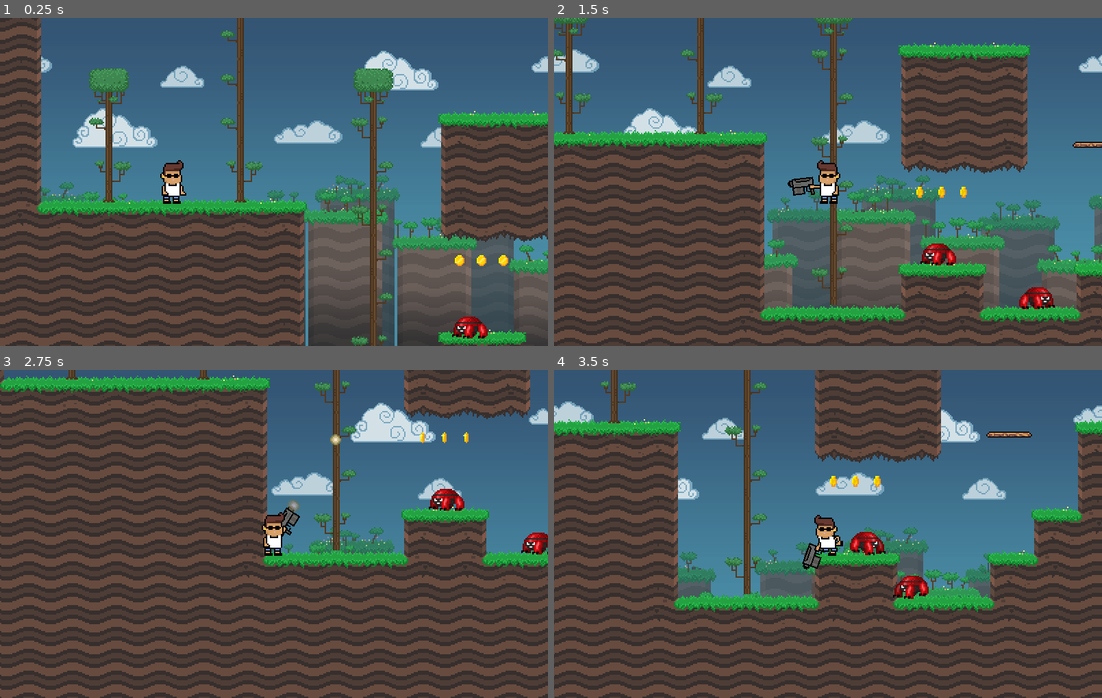
Above: before the commit, frames 1-4 (two rows, left to right).
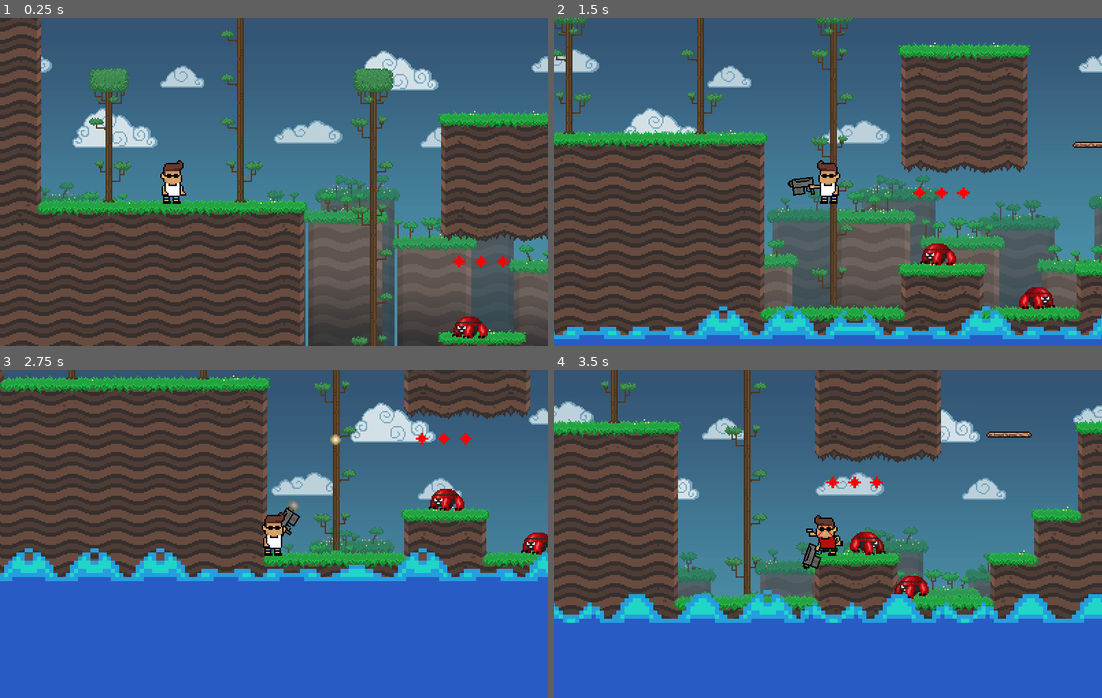
Above: after the commit, the same moments.

Repository: J24556/Red-Rise
Game: Godot game, scene res://Stage.tscn
Two runs of this game, one before a commit and one after it. Both use one fixed random seed, a clock stepped at 60 frames per second and the inputs below.
Inputs (mouse positions are in pixels of both pictures, inside the frame that each line leads up to):
- Up to frame 1 (0.25 s): no input
- Up to frame 2 (1.5 s): move the mouse to (948, 165) at 0.52 s; press the mouse at (948, 165) at 0.53 s; hold D (move_right) from 0.53 s (still down); tap Space (jump) at 0.77 s; move the mouse to (718, 198) at 1.27 s; release the mouse at (718, 198) at 1.28 s; click (718, 198) at 1.35 s
- Up to frame 3 (2.75 s): tap Space (jump) at 1.52 s; move the mouse to (328, 461) at 2.02 s; release D (move_right) at 2.03 s; press the mouse at (328, 461) at 2.03 s; hold A (move_left) from 2.03 s (still down)
- Up to frame 4 (3.5 s): move the mouse to (800, 599) at 2.77 s; release A (move_left) at 2.78 s; release the mouse at (800, 599) at 2.78 s; hold D (move_right) from 2.78 s (still down); click (800, 599) at 2.85 s; tap Space (jump) at 3.02 s

The runs differ from the first frame. In frame 1, 0.2% of the frame differs, in the area x 82-93%, y 72-77%; in frame 2, 6.5%; in frame 3, 40%, in the area x 0-100%, y 18-100%; in frame 4, 28%.

Commit message:
REDO RED MECHANIC

Diff:
--- a/Stage.tscn
+++ b/Stage.tscn
@@ -9,36 +9,95 @@
 [ext_resource path="res://enemy/Enemy.tscn" type="PackedScene" id=7]
 [ext_resource path="res://background/ParallaxBg.tscn" type="PackedScene" id=8]
 [ext_resource path="res://audio/music.ogg" type="AudioStream" id=9]
-
-[sub_resource type="PhysicsMaterial" id=1]
-
-[sub_resource type="PhysicsMaterial" id=2]
+[ext_resource path="res://Lava/blue_lava_bubble.png" type="Texture" id=10]
+[ext_resource path="res://Lava/Base Lava Color - Blue.png" type="Texture" id=11]
+[ext_resource path="res://Lava/Lava.gd" type="Script" id=12]
+
+[sub_resource type="AtlasTexture" id=1]
+atlas = ExtResource( 10 )
+region = Rect2( 0, 0, 16, 32 )
+
+[sub_resource type="AtlasTexture" id=2]
+atlas = ExtResource( 10 )
+region = Rect2( 16, 0, 16, 32 )
+
+[sub_resource type="AtlasTexture" id=3]
+atlas = ExtResource( 10 )
+region = Rect2( 32, 0, 16, 32 )
+
+[sub_resource type="AtlasTexture" id=4]
+atlas = ExtResource( 10 )
+region = Rect2( 48, 0, 16, 32 )
+
+[sub_resource type="AtlasTexture" id=5]
+atlas = ExtResource( 10 )
+region = Rect2( 64, 0, 16, 32 )
+
+[sub_resource type="AtlasTexture" id=6]
+atlas = ExtResource( 10 )
+region = Rect2( 80, 0, 16, 32 )
+
+[sub_resource type="AtlasTexture" id=7]
+atlas = ExtResource( 10 )
+region = Rect2( 96, 0, 16, 32 )
+
+[sub_resource type="AtlasTexture" id=8]
+atlas = ExtResource( 10 )
+region = Rect2( 112, 0, 16, 32 )
+
+[sub_resource type="AtlasTexture" id=9]
+atlas = ExtResource( 10 )
+region = Rect2( 128, 0, 16, 32 )
+
+[sub_resource type="AtlasTexture" id=10]
+atlas = ExtResource( 10 )
+region = Rect2( 144, 0, 16, 32 )
+
+[sub_resource type="AtlasTexture" id=11]
+atlas = ExtResource( 10 )
+region = Rect2( 160, 0, 16, 32 )
+
+[sub_resource type="AtlasTexture" id=12]
+atlas = ExtResource( 10 )
+region = Rect2( 176, 0, 16, 32 )
+
+[sub_resource type="SpriteFrames" id=13]
+animations = [ {
+"frames": [ SubResource( 1 ), SubResource( 2 ), SubResource( 3 ), SubResource( 4 ), SubResource( 5 ), SubResource( 6 ), SubResource( 7 ), SubResource( 8 ), SubResource( 9 ), SubResource( 10 ), SubResource( 11 ), SubResource( 12 ) ],
+"loop": true,
+"name": "default",
+"speed": 5.0
+} ]
+
+[sub_resource type="PhysicsMaterial" id=14]
+
+[sub_resource type="PhysicsMaterial" id=15]
 friction = 0.0
 
-[sub_resource type="PhysicsMaterial" id=3]
+[sub_resource type="PhysicsMaterial" id=16]
 friction = 0.0
 
-[sub_resource type="PhysicsMaterial" id=4]
+[sub_resource type="PhysicsMaterial" id=17]
 friction = 0.0
 
-[sub_resource type="PhysicsMaterial" id=5]
-
-[sub_resource type="PhysicsMaterial" id=6]
+[sub_resource type="PhysicsMaterial" id=18]
+
+[sub_resource type="PhysicsMaterial" id=19]
 friction = 0.0
 
-[sub_resource type="PhysicsMaterial" id=7]
+[sub_resource type="PhysicsMaterial" id=20]
 friction = 0.0
 
-[sub_resource type="PhysicsMaterial" id=8]
+[sub_resource type="PhysicsMaterial" id=21]
 friction = 0.0
 
-[sub_resource type="PhysicsMaterial" id=9]
+[sub_resource type="PhysicsMaterial" id=22]
 friction = 0.0
 
-[sub_resource type="PhysicsMaterial" id=10]
+[sub_resource type="PhysicsMaterial" id=23]
 friction = 0.0
 
-[sub_resource type="PhysicsMaterial" id=11]
+[sub_resource type="PhysicsMaterial" id=24]
 friction = 0.0
 
 [node name="Stage" type="Node2D"]
@@ -205,6 +264,505 @@
 [node name="OneWayPlatform" parent="Props" instance=ExtResource( 5 )]
 position = Vector2( 463.849, 560.405 )
 
+[node name="Blue Lava" type="KinematicBody2D" parent="."]
+z_index = 10
+script = ExtResource( 12 )
+
+[node name="AnimatedSprite" type="AnimatedSprite" parent="Blue Lava"]
+position = Vector2( -0.0743256, 700 )
+scale = Vector2( 3, 3 )
+frames = SubResource( 13 )
+frame = 9
+playing = true
+
+[node name="AnimatedSprite2" type="AnimatedSprite" parent="Blue Lava"]
+position = Vector2( 48, 700 )
+scale = Vector2( 3, 3 )
+frames = SubResource( 13 )
+frame = 8
+playing = true
+
+[node name="AnimatedSprite3" type="AnimatedSprite" parent="Blue Lava"]
+position = Vector2( 96, 700 )
+scale = Vector2( 3, 3 )
+frames = SubResource( 13 )
+frame = 8
+playing = true
+
+[node name="AnimatedSprite4" type="AnimatedSprite" parent="Blue Lava"]
+position = Vector2( 144, 700 )
+scale = Vector2( 3, 3 )
+frames = SubResource( 13 )
+frame = 8
+playing = true
+
+[node name="AnimatedSprite5" type="AnimatedSprite" parent="Blue Lava"]
+position = Vector2( 192, 700 )
+scale = Vector2( 3, 3 )
+frames = SubResource( 13 )
+frame = 7
+playing = true
+
+[node name="AnimatedSprite6" type="AnimatedSprite" parent="Blue Lava"]
+position = Vector2( 240, 700 )
+scale = Vector2( 3, 3 )
+frames = SubResource( 13 )
+frame = 7
+playing = true
+
+[node name="AnimatedSprite7" type="AnimatedSprite" parent="Blue Lava"]
+position = Vector2( 287.76, 700 )
+scale = Vector2( 3, 3 )
+frames = SubResource( 13 )
+frame = 9
+playing = true
+
+[node name="AnimatedSprite8" type="AnimatedSprite" parent="Blue Lava"]
+position = Vector2( 335.76, 700 )
+scale = Vector2( 3, 3 )
+frames = SubResource( 13 )
+frame = 8
+playing = true
+
+[node name="AnimatedSprite9" type="AnimatedSprite" parent="Blue Lava"]
+position = Vector2( 383.76, 700 )
+scale = Vector2( 3, 3 )
+frames = SubResource( 13 )
+frame = 7
+playing = true
+
+[node name="AnimatedSprite10" type="AnimatedSprite" parent="Blue Lava"]
+position = Vector2( 431.76, 700 )
+scale = Vector2( 3, 3 )
+frames = SubResource( 13 )
+frame = 8
+playing = true
+
+[node name="AnimatedSprite11" type="AnimatedSprite" parent="Blue Lava"]
+position = Vector2( 479.76, 700 )
+scale = Vector2( 3, 3 )
+frames = SubResource( 13 )
+frame = 7
+playing = true
+
+[node name="AnimatedSprite60" type="AnimatedSprite" parent="Blue Lava"]
+position = Vector2( -527.747, 700 )
+scale = Vector2( 3, 3 )
+frames = SubResource( 13 )
+frame = 8
+playing = true
+
+[node name="AnimatedSprite61" type="AnimatedSprite" parent="Blue Lava"]
+position = Vector2( -479.747, 700 )
+scale = Vector2( 3, 3 )
+frames = SubResource( 13 )
+frame = 8
+playing = true
+
+[node name="AnimatedSprite62" type="AnimatedSprite" parent="Blue Lava"]
+position = Vector2( -431.747, 700 )
+scale = Vector2( 3, 3 )
+frames = SubResource( 13 )
+frame = 7
+playing = true
+
+[node name="AnimatedSprite63" type="AnimatedSprite" parent="Blue Lava"]
+position = Vector2( -383.747, 700 )
+scale = Vector2( 3, 3 )
+frames = SubResource( 13 )
+frame = 8
+playing = true
+
+[node name="AnimatedSprite64" type="AnimatedSprite" parent="Blue Lava"]
+position = Vector2( -335.747, 700 )
+scale = Vector2( 3, 3 )
+frames = SubResource( 13 )
+frame = 7
+playing = true
+
+[node name="AnimatedSprite65" type="AnimatedSprite" parent="Blue Lava"]
+position = Vector2( -287.747, 700 )
+scale = Vector2( 3, 3 )
+frames = SubResource( 13 )
+frame = 7
+playing = true
+
+[node name="AnimatedSprite66" type="AnimatedSprite" parent="Blue Lava"]
+position = Vector2( -239.986, 700 )
+scale = Vector2( 3, 3 )
+frames = SubResource( 13 )
+frame = 8
+playing = true
+
+[node name="AnimatedSprite67" type="AnimatedSprite" parent="Blue Lava"]
+position = Vector2( -191.986, 700 )
+scale = Vector2( 3, 3 )
+frames = SubResource( 13 )
+frame = 7
+playing = true
+
+[node name="AnimatedSprite68" type="AnimatedSprite" parent="Blue Lava"]
+position = Vector2( -143.986, 700 )
+scale = Vector2( 3, 3 )
+frames = SubResource( 13 )
+frame = 6
+playing = true
+
+[node name="AnimatedSprite69" type="AnimatedSprite" parent="Blue Lava"]
+position = Vector2( -95.9865, 700 )
+scale = Vector2( 3, 3 )
+frames = SubResource( 13 )
+frame = 7
+playing = true
+
+[node name="AnimatedSprite70" type="AnimatedSprite" parent="Blue Lava"]
+position = Vector2( -47.9864, 700.074 )
+scale = Vector2( 3, 3 )
+frames = SubResource( 13 )
+frame = 6
+playing = true
+
+[node name="AnimatedSprite12" type="AnimatedSprite" parent="Blue Lava"]
+position = Vector2( 527.76, 700 )
+scale = Vector2( 3, 3 )
+frames = SubResource( 13 )
+frame = 7
+playing = true
+
+[node name="AnimatedSprite13" type="AnimatedSprite" parent="Blue Lava"]
+position = Vector2( 575.904, 700 )
+scale = Vector2( 3, 3 )
+frames = SubResource( 13 )
+frame = 8
+playing = true
+
+[node name="AnimatedSprite14" type="AnimatedSprite" parent="Blue Lava"]
+position = Vector2( 623.904, 700 )
+scale = Vector2( 3, 3 )
+frames = SubResource( 13 )
+frame = 7
+playing = true
+
+[node name="AnimatedSprite15" type="AnimatedSprite" parent="Blue Lava"]
+position = Vector2( 671.904, 700 )
+scale = Vector2( 3, 3 )
+frames = SubResource( 13 )
+frame = 7
+playing = true
+
+[node name="AnimatedSprite16" type="AnimatedSprite" parent="Blue Lava"]
+position = Vector2( 719.904, 700 )
+scale = Vector2( 3, 3 )
+frames = SubResource( 13 )
+frame = 8
+playing = true
+
+[node name="AnimatedSprite17" type="AnimatedSprite" parent="Blue Lava"]
+position = Vector2( 767.904, 700 )
+scale = Vector2( 3, 3 )
+frames = SubResource( 13 )
+frame = 7
+playing = true
+
+[node name="AnimatedSprite18" type="AnimatedSprite" parent="Blue Lava"]
+position = Vector2( 815.904, 700 )
+scale = Vector2( 3, 3 )
+frames = SubResource( 13 )
+frame = 7
+playing = true
+
+[node name="AnimatedSprite19" type="AnimatedSprite" parent="Blue Lava"]
+position = Vector2( 863.665, 700 )
+scale = Vector2( 3, 3 )
+frames = SubResource( 13 )
+frame = 8
+playing = true
+
+[node name="AnimatedSprite20" type="AnimatedSprite" parent="Blue Lava"]
+position = Vector2( 911.665, 700 )
+scale = Vector2( 3, 3 )
+frames = SubResource( 13 )
+frame = 7
+playing = true
+
+[node name="AnimatedSprite21" type="AnimatedSprite" parent="Blue Lava"]
+position = Vector2( 959.665, 700 )
+scale = Vector2( 3, 3 )
+frames = SubResource( 13 )
+frame = 6
+playing = true
+
+[node name="AnimatedSprite22" type="AnimatedSprite" parent="Blue Lava"]
+position = Vector2( 1007.66, 700 )
+scale = Vector2( 3, 3 )
+frames = SubResource( 13 )
+frame = 7
+playing = true
+
+[node name="AnimatedSprite23" type="AnimatedSprite" parent="Blue Lava"]
+position = Vector2( 1055.66, 700 )
+scale = Vector2( 3, 3 )
+frames = SubResource( 13 )
+frame = 6
+playing = true
+
+[node name="AnimatedSprite24" type="AnimatedSprite" parent="Blue Lava"]
+position = Vector2( 1103.66, 700 )
+scale = Vector2( 3, 3 )
+frames = SubResource( 13 )
+frame = 6
+playing = true
+
+[node name="AnimatedSprite25" type="AnimatedSprite" parent="Blue Lava"]
+position = Vector2( 1151.53, 700 )
+scale = Vector2( 3, 3 )
+frames = SubResource( 13 )
+frame = 8
+playing = true
+
+[node name="AnimatedSprite26" type="AnimatedSprite" parent="Blue Lava"]
+position = Vector2( 1199.53, 700 )
+scale = Vector2( 3, 3 )
+frames = SubResource( 13 )
+frame = 7
+playing = true
+
+[node name="AnimatedSprite27" type="AnimatedSprite" parent="Blue Lava"]
+position = Vector2( 1247.53, 700 )
+scale = Vector2( 3, 3 )
+frames = SubResource( 13 )
+frame = 7
+playing = true
+
+[node name="AnimatedSprite28" type="AnimatedSprite" parent="Blue Lava"]
+position = Vector2( 1295.53, 700 )
+scale = Vector2( 3, 3 )
+frames = SubResource( 13 )
+frame = 8
+playing = true
+
+[node name="AnimatedSprite29" type="AnimatedSprite" parent="Blue Lava"]
+position = Vector2( 1343.53, 700 )
+scale = Vector2( 3, 3 )
+frames = SubResource( 13 )
+frame = 7
+playing = true
+
+[node name="AnimatedSprite30" type="AnimatedSprite" parent="Blue Lava"]
+position = Vector2( 1391.53, 700 )
+scale = Vector2( 3, 3 )
+frames = SubResource( 13 )
+frame = 7
+playing = true
+
+[node name="AnimatedSprite31" type="AnimatedSprite" parent="Blue Lava"]
+position = Vector2( 1439.29, 700 )
+scale = Vector2( 3, 3 )
+frames = SubResource( 13 )
+frame = 8
+playing = true
+
+[node name="AnimatedSprite32" type="AnimatedSprite" parent="Blue Lava"]
+position = Vector2( 1487.29, 700 )
+scale = Vector2( 3, 3 )
+frames = SubResource( 13 )
+frame = 7
+playing = true
+
+[node name="AnimatedSprite33" type="AnimatedSprite" parent="Blue Lava"]
+position = Vector2( 1535.29, 700 )
+scale = Vector2( 3, 3 )
+frames = SubResource( 13 )
+frame = 6
+playing = true
+
+[node name="AnimatedSprite34" type="AnimatedSprite" parent="Blue Lava"]
+position = Vector2( 1583.29, 700 )
+scale = Vector2( 3, 3 )
+frames = SubResource( 13 )
+frame = 7
+playing = true
+
+[node name="AnimatedSprite35" type="AnimatedSprite" parent="Blue Lava"]
+position = Vector2( 1631.29, 700 )
+scale = Vector2( 3, 3 )
+frames = SubResource( 13 )
+frame = 6
+playing = true
+
+[node name="AnimatedSprite36" type="AnimatedSprite" parent="Blue Lava"]
+position = Vector2( 1679.29, 700 )
+scale = Vector2( 3, 3 )
+frames = SubResource( 13 )
+frame = 6
+playing = true
+
+[node name="AnimatedSprite37" type="AnimatedSprite" parent="Blue Lava"]
+position = Vector2( 1727.43, 700 )
+scale = Vector2( 3, 3 )
+frames = SubResource( 13 )
+frame = 7
+playing = true
+
+[node name="AnimatedSprite38" type="AnimatedSprite" parent="Blue Lava"]
+position = Vector2( 1775.43, 700 )
+scale = Vector2( 3, 3 )
+frames = SubResource( 13 )
+frame = 6
+playing = true
+
+[node name="AnimatedSprite39" type="AnimatedSprite" parent="Blue Lava"]
+position = Vector2( 1823.43, 700 )
+scale = Vector2( 3, 3 )
+frames = SubResource( 13 )
+frame = 6
+playing = true
+
+[node name="AnimatedSprite40" type="AnimatedSprite" parent="Blue Lava"]
+position = Vector2( 1871.43, 700 )
+scale = Vector2( 3, 3 )
+frames = SubResource( 13 )
+frame = 7
+playing = true
+
+[node name="AnimatedSprite41" type="AnimatedSprite" parent="Blue Lava"]
+position = Vector2( 1919.43, 700 )
+scale = Vector2( 3, 3 )
+frames = SubResource( 13 )
+frame = 6
+playing = true
+
+[node name="AnimatedSprite42" type="AnimatedSprite" parent="Blue Lava"]
+position = Vector2( 1967.43, 700 )
+scale = Vector2( 3, 3 )
+frames = SubResource( 13 )
+frame = 6
+playing = true
+
+[node name="AnimatedSprite43" type="AnimatedSprite" parent="Blue Lava"]
+position = Vector2( 2015.19, 700 )
+scale = Vector2( 3, 3 )
+frames = SubResource( 13 )
+frame = 7
+playing = true
+
+[node name="AnimatedSprite44" type="AnimatedSprite" parent="Blue Lava"]
+position = Vector2( 2063.19, 700 )
+scale = Vector2( 3, 3 )
+frames = SubResource( 13 )
+frame = 6
+playing = true
+
+[node name="AnimatedSprite45" type="AnimatedSprite" parent="Blue Lava"]
+position = Vector2( 2111.19, 700 )
+scale = Vector2( 3, 3 )
+frames = SubResource( 13 )
+frame = 5
+playing = true
+
+[node name="AnimatedSprite46" type="AnimatedSprite" parent="Blue Lava"]
+position = Vector2( 2159.19, 700 )
+scale = Vector2( 3, 3 )
+frames = SubResource( 13 )
+frame = 6
+playing = true
+
+[node name="AnimatedSprite47" type="AnimatedSprite" parent="Blue Lava"]
+position = Vector2( 2207.19, 700 )
+scale = Vector2( 3, 3 )
+frames = SubResource( 13 )
+frame = 5
+playing = true
+
+[node name="AnimatedSprite48" type="AnimatedSprite" parent="Blue Lava"]
+position = Vector2( 2255.19, 700 )
+scale = Vector2( 3, 3 )
+frames = SubResource( 13 )
+frame = 5
+playing = true
+
+[node name="AnimatedSprite49" type="AnimatedSprite" parent="Blue Lava"]
+position = Vector2( 2303.22, 700 )
+scale = Vector2( 3, 3 )
+frames = SubResource( 13 )
+frame = 6
+playing = true
+
+[node name="AnimatedSprite50" type="AnimatedSprite" parent="Blue Lava"]
+position = Vector2( 2351.22, 700 )
+scale = Vector2( 3, 3 )
+frames = SubResource( 13 )
+frame = 6
+playing = true
+
+[node name="AnimatedSprite51" type="AnimatedSprite" parent="Blue Lava"]
+position = Vector2( 2399.22, 700 )
+scale = Vector2( 3, 3 )
+frames = SubResource( 13 )
+frame = 7
+playing = true
+
+[node name="AnimatedSprite52" type="AnimatedSprite" parent="Blue Lava"]
+position = Vector2( 2447.22, 700 )
+scale = Vector2( 3, 3 )
+frames = SubResource( 13 )
+frame = 6
+playing = true
+
+[node name="AnimatedSprite53" type="AnimatedSprite" parent="Blue Lava"]
+position = Vector2( 2495.22, 700 )
+scale = Vector2( 3, 3 )
+frames = SubResource( 13 )
+frame = 6
+playing = true
+
+[node name="AnimatedSprite54" type="AnimatedSprite" parent="Blue Lava"]
+position = Vector2( 2542.98, 700 )
+scale = Vector2( 3, 3 )
+frames = SubResource( 13 )
+frame = 7
+playing = true
+
+[node name="AnimatedSprite55" type="AnimatedSprite" parent="Blue Lava"]
+position = Vector2( 2590.98, 700 )
+scale = Vector2( 3, 3 )
+frames = SubResource( 13 )
+frame = 6
+playing = true
+
+[node name="AnimatedSprite56" type="AnimatedSprite" parent="Blue Lava"]
+position = Vector2( 2638.98, 700 )
+scale = Vector2( 3, 3 )
+frames = SubResource( 13 )
+frame = 5
+playing = true
+
+[node name="AnimatedSprite57" type="AnimatedSprite" parent="Blue Lava"]
+position = Vector2( 2686.98, 700 )
+scale = Vector2( 3, 3 )
+frames = SubResource( 13 )
+frame = 6
+playing = true
+
+[node name="AnimatedSprite58" type="AnimatedSprite" parent="Blue Lava"]
+position = Vector2( 2734.98, 700 )
+scale = Vector2( 3, 3 )
+frames = SubResource( 13 )
+frame = 5
+playing = true
+
+[node name="AnimatedSprite59" type="AnimatedSprite" parent="Blue Lava"]
+position = Vector2( 2782.98, 700 )
+scale = Vector2( 3, 3 )
+frames = SubResource( 13 )
+frame = 5
+playing = true
+
+[node name="Sprite" type="Sprite" parent="Blue Lava"]
+position = Vector2( 1096.13, 1100.94 )
+scale = Vector2( 222.509, 46.8393 )
+texture = ExtResource( 11 )
+
 [node name="Player" parent="." instance=ExtResource( 6 )]
 position = Vector2( 125.842, 522.8 )
 
@@ -212,49 +770,62 @@
 
 [node name="Enemy1" parent="Enemies" instance=ExtResource( 7 )]
 position = Vector2( 417.332, 654.8 )
-physics_material_override = SubResource( 1 )
+physics_material_override = SubResource( 14 )
 
 [node name="Enemy2" parent="Enemies" instance=ExtResource( 7 )]
 position = Vector2( 353.832, 612.525 )
-physics_material_override = SubResource( 2 )
+physics_material_override = SubResource( 15 )
 
 [node name="Enemy3" parent="Enemies" instance=ExtResource( 7 )]
 position = Vector2( 562.605, 526.53 )
-physics_material_override = SubResource( 3 )
+physics_material_override = SubResource( 16 )
 
 [node name="Enemy4" parent="Enemies" instance=ExtResource( 7 )]
 position = Vector2( 646.055, 529.62 )
-physics_material_override = SubResource( 4 )
+physics_material_override = SubResource( 17 )
 
 [node name="Enemy5" parent="Enemies" instance=ExtResource( 7 )]
 position = Vector2( 803.69, 461.62 )
-physics_material_override = SubResource( 5 )
+physics_material_override = SubResource( 18 )
 
 [node name="Enemy6" parent="Enemies" instance=ExtResource( 7 )]
 position = Vector2( 1293.45, 469.53 )
-physics_material_override = SubResource( 6 )
+physics_material_override = SubResource( 19 )
 
 [node name="Enemy7" parent="Enemies" instance=ExtResource( 7 )]
 position = Vector2( 728.8, 344.371 )
-physics_material_override = SubResource( 7 )
+physics_material_override = SubResource( 20 )
 
 [node name="Enemy8" parent="Enemies" instance=ExtResource( 7 )]
 position = Vector2( 596.815, 230.191 )
-physics_material_override = SubResource( 8 )
+physics_material_override = SubResource( 21 )
 
 [node name="Enemy9" parent="Enemies" instance=ExtResource( 7 )]
 position = Vector2( 1714.86, 270.432 )
-physics_material_override = SubResource( 9 )
+physics_material_override = SubResource( 22 )
 
 [node name="Enemy10" parent="Enemies" instance=ExtResource( 7 )]
 position = Vector2( 1773.1, 678.095 )
-physics_material_override = SubResource( 10 )
+physics_material_override = SubResource( 23 )
 
 [node name="Enemy11" parent="Enemies" instance=ExtResource( 7 )]
 position = Vector2( 1203.31, 407.557 )
-physics_material_override = SubResource( 11 )
+physics_material_override = SubResource( 24 )
 
 [node name="ParallaxBg" parent="." instance=ExtResource( 8 )]
+
+[node name="Label" type="Label" parent="."]
+margin_left = 12.0
+margin_top = -202.0
+margin_right = 358.0
+margin_bottom = -10.0
+size_flags_horizontal = 2
+size_flags_vertical = 0
+text = "This is a simple demo on how to make a platformer game with Godot.\"This version uses physics and the 2D physics engine for motion and collision.\"\"The demo also shows the benefits of using the scene system, where coins,\"enemies and the player are edited separatedly and instanced in the stage.\"\"To edit the base tiles for the  tileset, open the tileset_edit.tscn file and follow \"instructions.\""
+autowrap = true
+__meta__ = {
+"_edit_use_anchors_": false
+}
 
 [node name="AudioStreamPlayer" type="AudioStreamPlayer" parent="."]
 stream = ExtResource( 9 )
--- a/coin/Coin.tscn
+++ b/coin/Coin.tscn
@@ -1,7 +1,7 @@
 [gd_scene load_steps=12 format=2]
 
 [ext_resource path="res://coin/coin.gd" type="Script" id=1]
-[ext_resource path="res://coin/coin.png" type="Texture" id=2]
+[ext_resource path="res://coin/RED1.png" type="Texture" id=2]
 [ext_resource path="res://audio/sound_coin.wav" type="AudioStream" id=3]
 [ext_resource path="res://player/bullet.png" type="Texture" id=4]
 
@@ -118,8 +118,9 @@
 script = ExtResource( 1 )
 
 [node name="Sprite" type="Sprite" parent="."]
+position = Vector2( -0.46916, 0.445954 )
+scale = Vector2( 0.700385, 0.609792 )
 texture = ExtResource( 2 )
-hframes = 4
 
 [node name="AnimationPlayer" type="AnimationPlayer" parent="."]
 autoplay = "spin"
@@ -127,6 +128,7 @@
 anims/taken = SubResource( 2 )
 
 [node name="Collision" type="CollisionShape2D" parent="."]
+scale = Vector2( 8, 8 )
 shape = SubResource( 3 )
 
 [node name="Sound" type="AudioStreamPlayer2D" parent="."]
@@ -142,6 +144,9 @@
 texture = ExtResource( 4 )
 
 [node name="Enabler" type="VisibilityEnabler2D" parent="."]
+position = Vector2( -0.0743256, 0.2973 )
+scale = Vector2( 0.985135, 1.05946 )
 rect = Rect2( -5, -5, 10, 10 )
 pause_particles = false
 [connection signal="body_entered" from="." to="." method="_on_body_enter"]
+[connection signal="body_exited" from="." to="." method="_on_body_exited"]
--- a/coin/coin.gd
+++ b/coin/coin.gd
@@ -3,6 +3,13 @@
 
 var taken = false
 
+
 func _on_body_enter(body):
 	if not taken and body is Player:
-		($AnimationPlayer as AnimationPlayer).play("taken")
+		print("w")#($AnimationPlayer as AnimationPlayer).play("taken")
+		(body as Player).SET_ANGRY(true,self.get_instance_id())
+
+func _on_body_exited(body):
+	if body is Player:
+		print("l")
+		(body as Player).SET_ANGRY(false,self.get_instance_id())
--- a/player/Player.tscn
+++ b/player/Player.tscn
@@ -165,5 +165,8 @@
 [node name="ShotDelayTimer" type="Timer" parent="."]
 one_shot = true
 
+[node name="AngerTime" type="Timer" parent="."]
+wait_time = 2.0
+
 [node name="ShootAnimTimer" type="Timer" parent="."]
 one_shot = true
--- a/player/player.gd
+++ b/player/player.gd
@@ -5,12 +5,13 @@
 const JUMP_SPEED = 350
 const BASE_SPEED = Vector2(RUN_SPEED, JUMP_SPEED)
 const FLOOR_DETECT_DISTANCE = 20.0
-const SHOT_DELAY = 0.3
+var SHOT_DELAY = 0.3 #now why make that a const?
 const SHOT_SPEED = 700
 const GUN_PUT_AWAY_TIME = 0.6
 
 var Bullet = preload("res://player/PlayerBullet.tscn")
 var sprite_no_arm = preload("res://player/characteronearm.png")
+var sprite_chad_when_stock_go_down = preload("res://player/chad_in_the_red.png")
 var sprite_with_arm = preload("res://player/charactertwoarms.png")
 
 onready var speed = BASE_SPEED
@@ -25,11 +26,22 @@
 onready var bullet_shoot = $Sprite/ArmPivot/GunArm/BulletShoot
 onready var shot_delay_timer = $ShotDelayTimer
 onready var shoot_anim_timer = $ShootAnimTimer
+onready var anger_timer = $AngerTime
 onready var sound_jump = $SoundJump
 onready var sound_shoot = $SoundShoot
 
+var angry = false
+var latest_instigator
+func SET_ANGRY(on , instg):
+	if(on):
+		latest_instigator = instg
+		angry = on
+	elif(instg == latest_instigator):
+		angry = on
+
 
 func _physics_process(_delta):
+	print(angry)
 	var mouse_pos = get_global_mouse_position()
 	var mouse_dir = global_position.direction_to(mouse_pos)
 	var mouse_arm_dir = arm_pivot.global_position.direction_to(mouse_pos)
@@ -70,6 +82,13 @@
 		gun_arm.visible = false
 		if move_dir.x != 0:
 			sprite.scale.x = 1 if move_dir.x > 0 else -1
+
+	#ANGRY MODE HERE HERE HERE HERE'S OUR GIMICK
+	if angry:
+		SHOT_DELAY = .07
+		sprite.texture = sprite_chad_when_stock_go_down
+	else:
+		SHOT_DELAY = .3
 
 	if sprite.scale.x == 1:
 		arm_pivot.rotation_degrees = mouse_arm_angle + 180
Binary file added: RED/RED1.png
Not shown, added: RED/RED1.png.import
Not shown: 1 places in Stage.tscn that only renumber resources
Binary file added: coin/RED1.png
Not shown, added: coin/RED1.png.import
Binary file added: player/chad_in_the_red.png
Not shown, added: player/chad_in_the_red.png.import
